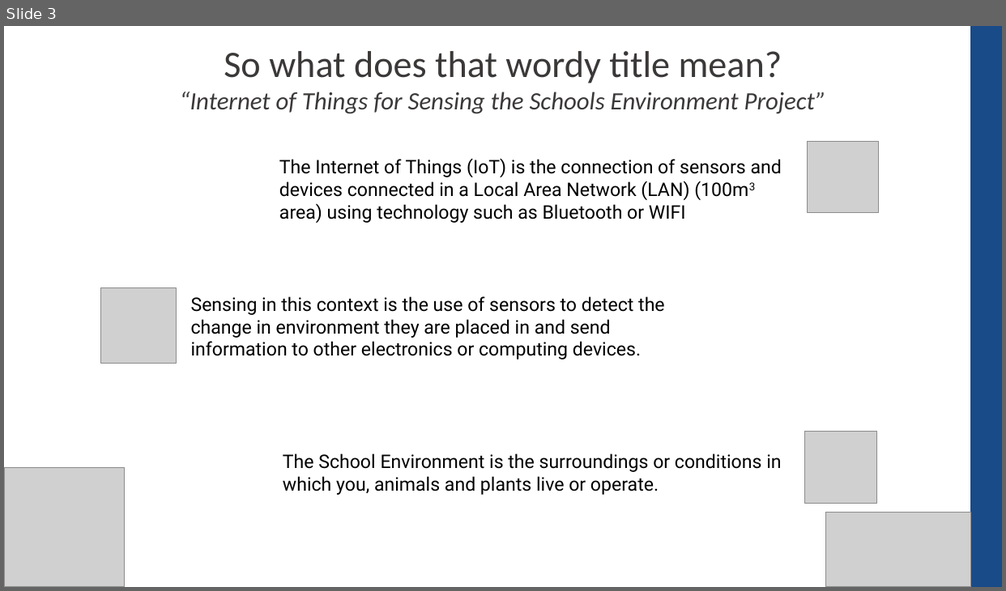
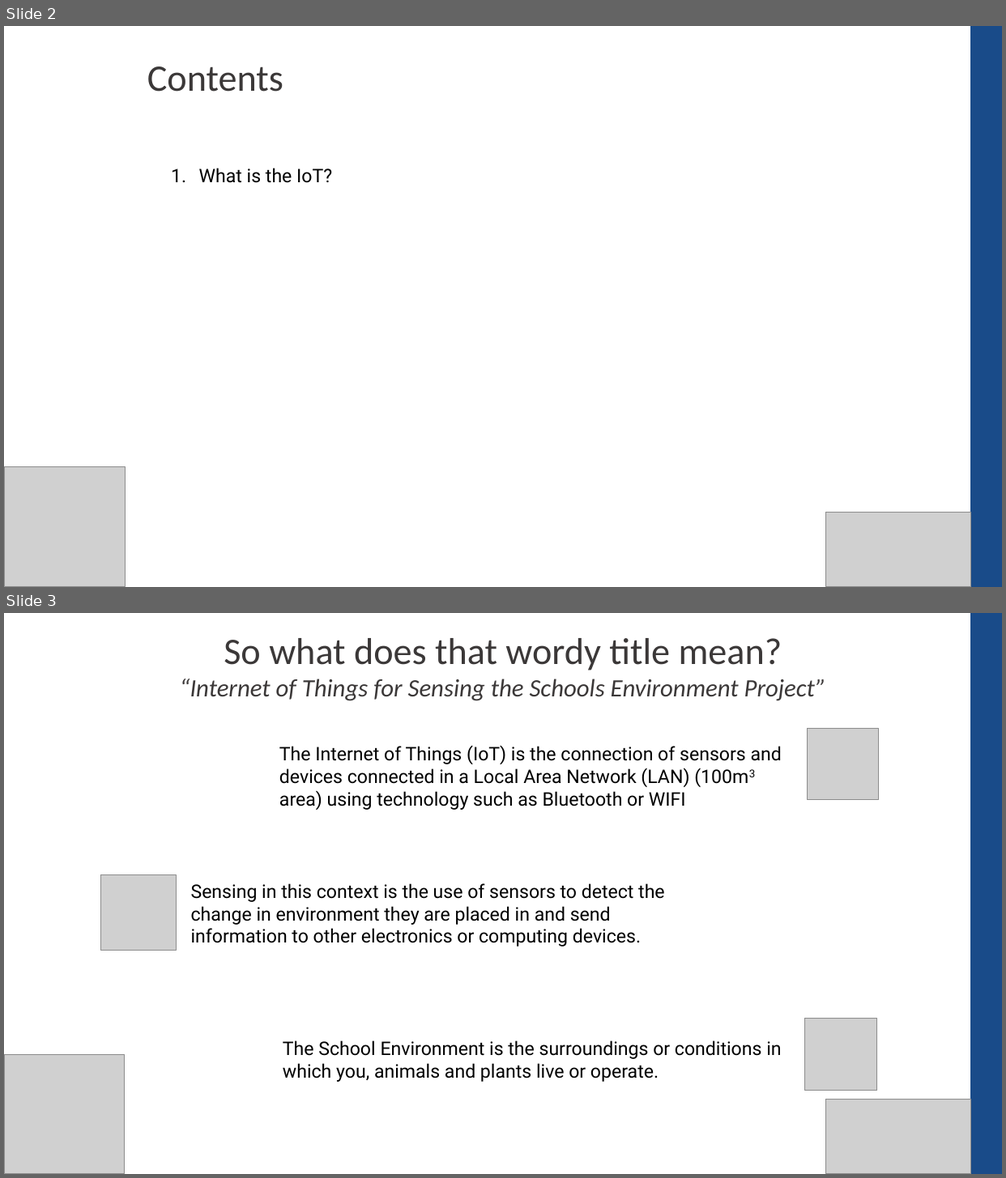
Before and after one commit to CompEng0001/IoT-and-Our-Schools-Environments-for-Education, a slide deck: Lessons/Introduction.pptx. Shown one above the other, each under a label of ours: slide 3 before the commit, slides 2 and 3 after it. The pictures are 1006x591 and 1006x1178 pixels, drawn with LibreOffice and Linux fonts; fonts in the diff are those of the drawing; grey boxes stand for pictures. Boxes give left, top, right and bottom in pixels: in the first picture for what was removed or moved away, otherwise in the second. Text is boxed around its words. In the diff, an @@ line names an element or a change of style, - is before the commit and + after.

```diff
--- a/Lessons/Introduction.pptx
+++ b/Lessons/Introduction.pptx
@@ slide 2 added at (4,26,1002,587), background #FFFFFF @@
@@ rectangle added at (971,26,1002,587), fill #194B89, outline #194B89 1 pt @@
@@ text added at (147,66,283,92), 36 pt, text #3B3838 @@
+Contents
@@ text added at (199,168,332,183), 18 pt, text #000000 @@
+1. What is the IoT?
@@ picture added at (5,467,126,587) @@
@@ picture added at (826,513,971,587) @@
```
Also in this commit, not shown: 1 slide changed, 6 slides removed, 1 other file.
